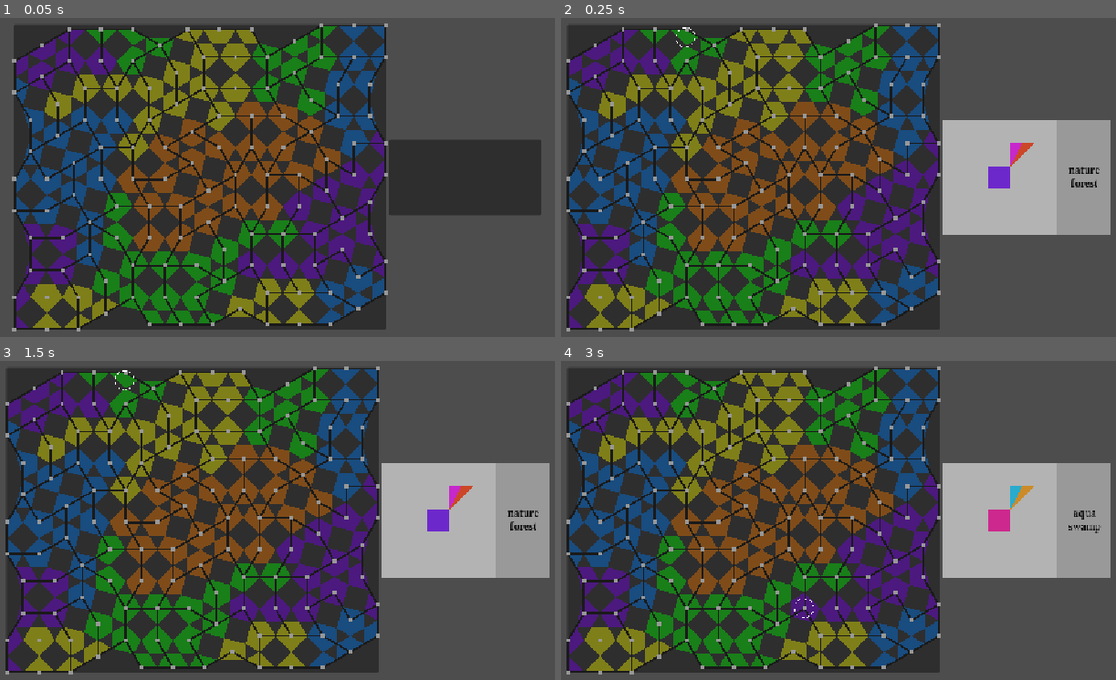
Above: before the commit, frames 1-4 (two rows, left to right).
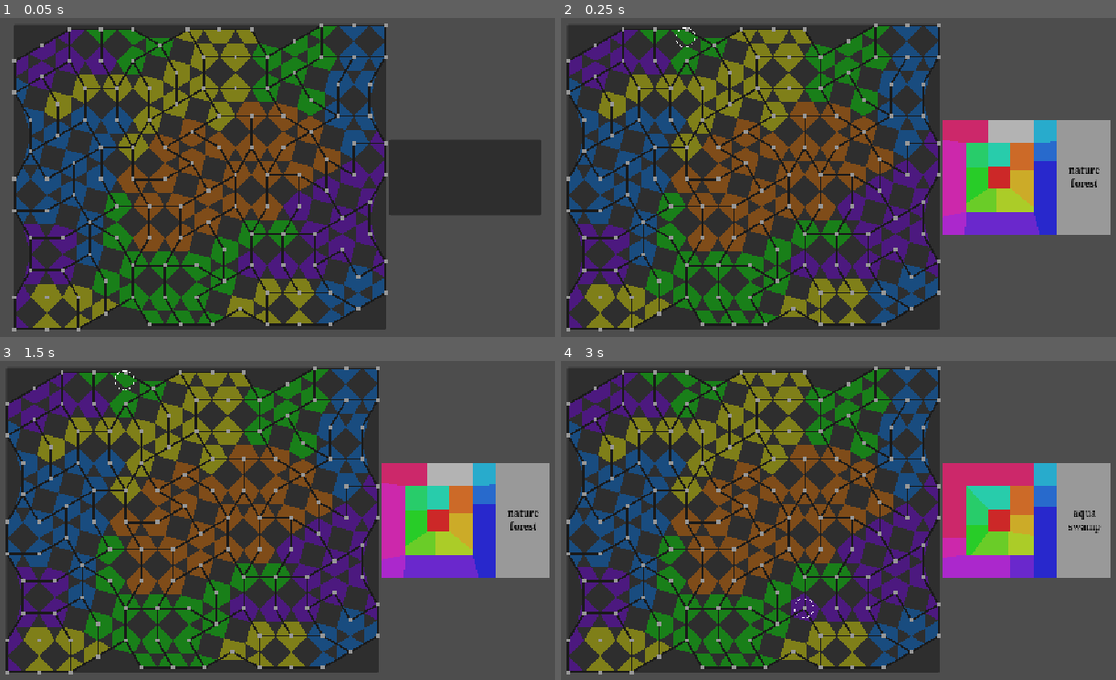
Above: after the commit, the same moments.

Repository: Pe3Hu/waru
Game: Godot game, scene res://entities/world/world.tscn
The game is run twice, just before and just after one commit, with the same random seed, the same clock (stepped at 60 frames per second) and the same inputs.
Inputs (mouse positions are in pixels of both pictures, inside the frame that each line leads up to):
- Up to frame 1 (0.05 s): no input
- Up to frame 2 (0.25 s): no input
- Up to frame 3 (1.5 s): tap Enter at 0.5 s; move the mouse to (438, 520) at 0.52 s; press the mouse at (438, 520) at 0.53 s; tap Space at 1.25 s; release the mouse at (438, 520) at 1.28 s; click (438, 520) at 1.35 s
- Up to frame 4 (3 s): tap Enter at 2 s; press the mouse at (999, 520) at 2.03 s; tap Space at 2.75 s; move the mouse to (799, 603) at 2.77 s; release the mouse at (799, 603) at 2.78 s; click (799, 603) at 2.85 s

Frame 1 is identical in both runs. In frame 2, 6.8% of the frame differs, in the area x 68-90%, y 32-68%; in frame 3, 6.8%; in frame 4, 7.4%.

Commit message:
version 0.1.5.2
1. test version of creating Habitat Rings is ready.

Diff:
--- a/entities/expedition/info/habitat/habitat.gd
+++ b/entities/expedition/info/habitat/habitat.gd
@@ -2,7 +2,7 @@
 extends Area2D
 
 
-@export var ring: RingResource
+@export var ring: Ring
 
 var resource: HabitatResource:
 	set(value_):
@@ -12,7 +12,9 @@
 
 
 func init_vertexs() -> void:
-	%Kind.color = Color.from_hsv(randf(), 0.8, 0.8)
+	var l = float(resource.ring.source.habaitat_count)
+	var hue = (resource.hue_index) / l
+	%Kind.color = Color.from_hsv(hue, 0.8, 0.8)
 	%Kind.polygon = resource.vertexs
 	%CollisionPolygon2D.polygon = resource.vertexs
 	pass
--- a/script/Global.gd
+++ b/script/Global.gd
@@ -200,6 +200,7 @@
 	dict.part.near = {}
 	dict.part.far = {}
 	var orders = [1, 2]
+	dict.part.far[0] = {}
 
 	for order in orders:
 		dict.part.near[order] = {}
@@ -210,42 +211,42 @@
 				"triangle":
 					match part:
 						"NNE":
-							dict.part.near[order][part] = Global.dict.direction.diagonal[0] * order * 0.5
+							dict.part.near[order][part] = Global.dict.direction.diagonal[0] * (order - 0.5)
 							dict.part.far[order][part] = dict.part.near[order][part] + Vector2(Global.dict.direction.linear2[0])
 						"ENE":
-							dict.part.near[order][part] = Global.dict.direction.diagonal[0] * order * 0.5
+							dict.part.near[order][part] = Global.dict.direction.diagonal[0] * (order - 0.5)
 							dict.part.far[order][part] = dict.part.near[order][part] + Vector2(Global.dict.direction.diagonal[0])
 						"ESE":
-							dict.part.near[order][part] = Global.dict.direction.diagonal[1] * order * 0.5
+							dict.part.near[order][part] = Global.dict.direction.diagonal[1] * (order - 0.5)
 							dict.part.far[order][part] = dict.part.near[order][part] + Vector2(Global.dict.direction.linear2[1])
 						"SSE":
-							dict.part.near[order][part] = Global.dict.direction.diagonal[1] * order * 0.5
+							dict.part.near[order][part] = Global.dict.direction.diagonal[1] * (order - 0.5)
 							dict.part.far[order][part] = dict.part.near[order][part] + Vector2(Global.dict.direction.diagonal[1])
 						"SSW":
-							dict.part.near[order][part] = Global.dict.direction.diagonal[2] * order * 0.5
+							dict.part.near[order][part] = Global.dict.direction.diagonal[2] * (order - 0.5)
 							dict.part.far[order][part] = dict.part.near[order][part] + Vector2(Global.dict.direction.linear2[2])
 						"WSW":
-							dict.part.near[order][part] = Global.dict.direction.diagonal[2] * order * 0.5
+							dict.part.near[order][part] = Global.dict.direction.diagonal[2] * (order - 0.5)
 							dict.part.far[order][part] = dict.part.near[order][part] + Vector2(Global.dict.direction.diagonal[2])
 						"WNW":
-							dict.part.near[order][part] = Global.dict.direction.diagonal[3] * order * 0.5
+							dict.part.near[order][part] = Global.dict.direction.diagonal[3] * (order - 0.5)
 							dict.part.far[order][part] = dict.part.near[order][part] + Vector2(Global.dict.direction.linear2[3])
 						"NNW":
-							dict.part.near[order][part] = Global.dict.direction.diagonal[3] * order * 0.5
+							dict.part.near[order][part] = Global.dict.direction.diagonal[3] * (order - 0.5)
 							dict.part.far[order][part] = dict.part.near[order][part] + Vector2(Global.dict.direction.diagonal[3])
 				"rectangle":
 					match part:
 						"E":
-							dict.part.near[order][part] = Global.dict.direction.diagonal[0] * order * 0.5
+							dict.part.near[order][part] = Global.dict.direction.diagonal[0] * (order - 0.5)
 							dict.part.far[order][part] = dict.part.near[order][part] + Vector2(Global.dict.direction.linear2[1])
 						"S":
-							dict.part.near[order][part] = Global.dict.direction.diagonal[1] * order * 0.5
+							dict.part.near[order][part] = Global.dict.direction.diagonal[1] * (order - 0.5)
 							dict.part.far[order][part] = dict.part.near[order][part] + Vector2(Global.dict.direction.linear2[2])
 						"W":
-							dict.part.near[order][part] = Global.dict.direction.diagonal[2] * order * 0.5
+							dict.part.near[order][part] = Global.dict.direction.diagonal[2] * (order - 0.5)
 							dict.part.far[order][part] = dict.part.near[order][part] + Vector2(Global.dict.direction.linear2[3])
 						"N":
-							dict.part.near[order][part] = Global.dict.direction.diagonal[3] * order * 0.5
+							dict.part.near[order][part] = Global.dict.direction.diagonal[3] * (order - 0.5)
 							dict.part.far[order][part] = dict.part.near[order][part] + Vector2(Global.dict.direction.linear2[0])
 
 func init_biome() -> void:
--- a/script/resource/lattice/biome/habitat.gd
+++ b/script/resource/lattice/biome/habitat.gd
@@ -6,26 +6,37 @@
 	set(value_):
 		ring = value_
 
+		hue_index = int(ring.source.habaitat_count)
+		index = ring.habitats.size()
 		ring.habitats.append(self)
-		init_vertexs()
+		ring.source.habaitat_count += 1
+		#init_vertexs()
 
 var squares: Array[String]
 var rectangles: Array[String]
 var triangles: Array[String]
+var shapes: Array[String]
+var vertexs: Array[Vector2]
+var far_vertexs: Array[Vector2]
+var near_vertexs: Array[Vector2]
+
 var milestones: Dictionary
 
 var percent: float
 
-var vertexs: Array[Vector2]
-var far_vertexs: Array[Vector2]
-var near_vertexs: Array[Vector2]
+var index: int
+var hue_index: int
 
 
 func add_shape(part_: String, milestones_: Array) -> void:
+	shapes.append(part_)
+
+	if ring.source.anchor.index == 0:
+		print([ring.habitats.find(self), part_, milestones_])
 	var part_name = part_.erase(part_.length() - 1, 1)
 	var shape = Global.dict.part.shape[part_name]
-	var shapes = get(shape + "s")
-	shapes.append(part_)
+	var shape_array = get(shape + "s")
+	shape_array.append(part_)
 	milestones[part_] = milestones_
 
 func init_vertexs() -> void:
@@ -59,6 +70,16 @@
 		var _offset_length = get_offset_length(part_)
 		far_vertex += Global.dict.part.direction[part_name] * l * _offset_length
 
+	if index > 0 and shapes.find(part_) == 0:
+		var previous_habitat = ring.habitats[index - 1]
+		#var a = previous_habitat.near_vertexs.back()
+		#var b = previous_habitat.far_vertexs.back()
+		#print(a == near_vertex, b == far_vertex)
+		if ring.source.anchor.index == 0:
+			pass
+		near_vertex = previous_habitat.near_vertexs.back()
+		far_vertex = previous_habitat.far_vertexs.back()
+
 	if near_vertexs.is_empty() or near_vertexs.back() != near_vertex:
 		near_vertexs.append(near_vertex)
 
@@ -67,6 +88,10 @@
 
 	var cathetus_length = get_cathetus_length(part_)
 	far_vertex += Global.dict.part.direction[part_name] * l * cathetus_length
+
+	#if ring.source.anchor.index == 0:
+		#print([milestones[part_], cathetus_length])
+
 	#far_vertex = Global.dict.direction.diagonal[0] * l * ( 1 + ring.order * 2)
 	if far_vertexs.back() != far_vertex:
 		far_vertexs.append(far_vertex)
@@ -81,10 +106,10 @@
 		if near_vertexs.back() != near_vertex:
 			near_vertexs.append(near_vertex)
 
-	if ring.source.anchor.index == 0:
-		print(["far", part_, far_vertexs])
-		print(["near", part_, near_vertexs])
-		print(milestones[part_].front() == 0, milestones[part_])
+	#if ring.source.anchor.index == 0:
+		#print(["far", part_, far_vertexs])
+		#print(["near", part_, near_vertexs])
+		#print([ring.habitats.find(self), milestones[part_].front() == 0, milestones[part_]])
 
 func get_cathetus_length(part_: String) -> float:
 	var cathetus_scale = milestones[part_][1] - milestones[part_][0]
--- a/script/resource/lattice/biome/ring.gd
+++ b/script/resource/lattice/biome/ring.gd
@@ -23,15 +23,18 @@
 		var part = "ESWN0"
 		var milestones = [0, 1]
 		var habitat = HabitatResource.new()
+		habitat.ring = self
 		habitat.add_shape(part, milestones)
-		habitat.ring = self
-		return
-
-	if order == 2:
+		habitat.init_vertexs()
 		return
 
 	var total_acreage_shares = 0
-	var acreage_shares = [1, 1]
+	#var acreage_shares = [4, 4, 4, 4, 4, 4, 4]
+	var acreage_shares = []
+
+	for _i in 6:
+		var share = randf_range(3, 5)
+		acreage_shares.append(share)
 	var acreage_shares_filler = 32
 
 	for acreage_share in acreage_shares:
@@ -54,7 +57,8 @@
 	#var last_angle = 0
 	var parts = Global.dict.ring.windrose[rind_order].keys()
 	var current_part = parts.front()
-	var last_percent = 0
+	var current_spread = 0
+	#var last_percent = 0
 	var first_part = null
 	var last_part = null
 	var share_datas = []
@@ -63,71 +67,127 @@
 		print(percents)
 
 	for _i in percents.size():
-		if _i < percents.size() - 1:
-			var data = {}
-			data.first_percent = 0
-			data.last_percent = 0
-			first_part = last_part
-			var full_parts = []
+		if source.anchor.index == 0:
+				print(["=", _i, current_part, first_part, last_part])
 
-		#if _i < percents.size() - 1:
-			#var angle_begin = PI * 2 * percents[_i][0]
-			#var angle_end = PI * 2 * percents[_i][1]
-			var percent_remainder = percents[_i][1] - percents[_i][0]
+		var data = {}
+		data.index = share_datas.size()
+		data.first_offset = 0
+		data.first_spread = 0
+		data.last_spread = 0
+		first_part = last_part
+		var full_parts = []
 
-			while percent_remainder > 0:
-				var part_percent = Global.dict.ring.windrose[rind_order][current_part]
+		if !share_datas.is_empty():
+			current_spread = share_datas.back().last_spread
 
-				if source.anchor.index == 0:
-					print([_i, current_part, percent_remainder])
-				if first_part != null:
-					data.first_percent = (part_percent - last_percent) / part_percent
-					part_percent = last_percent
+	#if _i < percents.size() - 1:
+		#var angle_begin = PI * 2 * percents[_i][0]
+		#var angle_end = PI * 2 * percents[_i][1]
+		var percent_remainder = percents[_i][1] - percents[_i][0]
 
-				if percent_remainder >= part_percent:
-					percent_remainder -= part_percent
+		var origin_part_percent = Global.dict.ring.windrose[rind_order][current_part]
+		var part_percent = float(origin_part_percent)
 
-					if first_part != current_part:
-						full_parts.append(current_part)
+		if first_part != null:
+			data.first_offset = current_spread
+			part_percent -= current_spread * part_percent
+			data.first_spread = part_percent / origin_part_percent
 
-					var next_index = parts.find(current_part) + 1
-					current_part = parts[next_index]
-				else:
-					data.last_percent = (part_percent - percent_remainder) / part_percent
-					last_percent = part_percent - percent_remainder
-					percent_remainder = 0
+			if source.anchor.index == 0:
+				pass
+
+			percent_remainder -= part_percent
+
+			if data.first_offset + data.first_spread >= 1:
+				var next_index = (parts.find(current_part) + 1) % parts.size()
+				current_part = parts[next_index]
+
+				if percent_remainder == 0:
 					last_part = current_part
 
-				#print([_i, current_part, percent_remainder, last_percent])
+		while percent_remainder > 0:
+			origin_part_percent = Global.dict.ring.windrose[rind_order][current_part]
+			part_percent = float(origin_part_percent)
 
-			data.first_part = first_part
-			data.full_parts = full_parts
-			data.last_part = last_part
-			share_datas.append(data)
-			#print([_i, current_part, percents[_i][1] - percents[_i][0], first_part, full_parts, last_part, last_percent])
-		else:
-			break
+			if source.anchor.index == 0:
+				print(["<", _i, current_part, percent_remainder, part_percent, "|", percent_remainder / origin_part_percent, current_spread])
+
+			if percent_remainder >= part_percent:
+				#data.first_spread = 1 - current_spread
+				if source.anchor.index == 0:
+					pass
+				percent_remainder -= part_percent
+				full_parts.append(current_part)
+				#if first_part != current_part:
+					#full_parts.append(current_part)
+				#else:
+					#if source.anchor.index == 0:
+						#pass
+					#data.first_spread = percent_remainder / origin_part_percent
+
+				var next_index = (parts.find(current_part) + 1) % parts.size()
+				current_part = parts[next_index]
+				last_part = null
+			else:
+				data.last_spread = percent_remainder / origin_part_percent# - current_spread
+				if source.anchor.index == 0:
+					pass
+				#last_percent = part_percent - percent_remainder
+				current_spread += float(data.last_spread)
+				percent_remainder = 0
+				last_part = current_part
+
+			#last_percent += data.first_spread
+			if source.anchor.index == 0:
+				print([">", _i, current_part, percent_remainder, part_percent, "|", current_spread])
+
+
+		data.first_part = first_part
+		data.full_parts = full_parts
+		data.last_part = last_part
+
+		#if !full_parts.is_empty():
+			#var full_part_name = full_parts.back().erase(full_parts.back().length() - 1, 1)
+			#var last_part_name = last_part.erase(last_part.length() - 1, 1)
+			#var full_index = Global.dict.part.direction.keys().find(full_part_name)
+			#var last_index = Global.dict.part.direction.keys().find(last_part_name)
+			#
+			#if source.anchor.index == 0:
+				#pass
+			#if last_index < full_index:
+				#data.last_part = null
+
+		share_datas.append(data)
+
+		if source.anchor.index == 0:
+			print(data)
+		#print([_i, current_part, percents[_i][1] - percents[_i][0], first_part, full_parts, last_part, last_percent])
+
+
+	#if source.anchor.index == 0:
+		#print(share_datas)
 
 	for data in share_datas:
 		var habitat = HabitatResource.new()
+		habitat.ring = self
+
+		if data.first_part != null:
+			habitat.add_shape(data.first_part, [data.first_offset, data.first_offset + data.first_spread])
 
 		if !data.full_parts.is_empty():
 			for part in data.full_parts:
 				habitat.add_shape(part, [0, 1])
 
 		if data.last_part != null:
-			var part_name = data.last_part.erase(data.last_part.length() - 1, 1)
-			var shape = Global.dict.part.shape[part_name]
+			#var part_name = data.last_part.erase(data.last_part.length() - 1, 1)
+			#var shape = Global.dict.part.shape[part_name]
 
-			if shape == "rectangle":
-				data.last_percent = 1 -  data.last_percent
+			#if shape == "triangle":
+			#if data.first_part != null:
+			#	data.last_percent = 1 - data.last_percent
 
-			if data.first_part != null:
-				habitat.add_shape(data.first_part, [data.first_percent, 1 - data.last_percent])
-			else:
-				habitat.add_shape(data.last_part, [0, data.last_percent])
+			if data.last_part != data.first_part:
+				habitat.add_shape(data.last_part, [0, data.last_spread])
 
-		habitat.ring = self
-
-	if source.anchor.index == 0:
-		print(share_datas)
+		habitat.init_vertexs()
--- a/script/resource/lattice/biome/source.gd
+++ b/script/resource/lattice/biome/source.gd
@@ -22,6 +22,8 @@
 
 var acreage: float
 var energy: float
+
+var habaitat_count: int = 0
 
 
 func init_vertexs() -> void:
@@ -116,6 +118,10 @@
 	ring.order = 1
 	ring.source = self
 
+	ring = RingResource.new()
+	ring.order = 2
+	ring.source = self
+
 	#var ring_sizes = Global.dict.ring.size[lairs.size()]
 	#var lair_concentrations = lairs.duplicate()
 	#lair_concentrations.sort_custom(func (a, b): return a.concentration > b.concentration)
